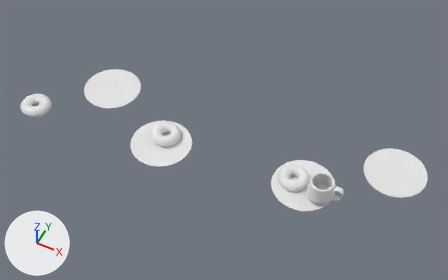
The Blender file donut-2026/donut-tut2026-9.blend as it was, and as the next commit left it.
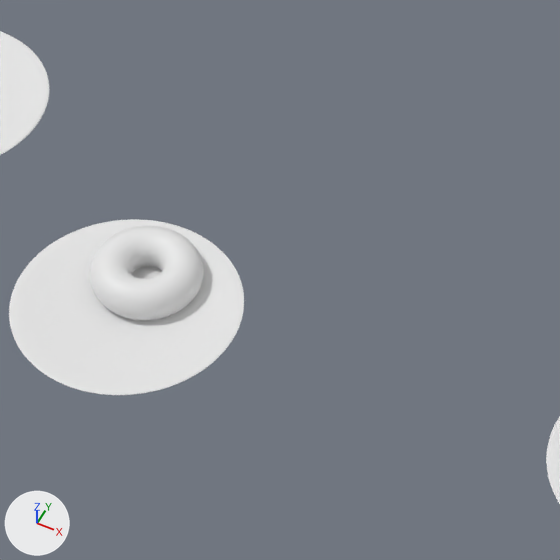
There are two pictures of each version: one whole from a 50 mm camera at (0.99, -3.73, 4.88) aimed at (-0.95, 0.14, 0.04), one close up on the part from 29% to 61% of the width and 22% to 75% of the height. Lighting does not change. The marker at lower left points along +X, +Y and +Z. The first two pictures are the older version.
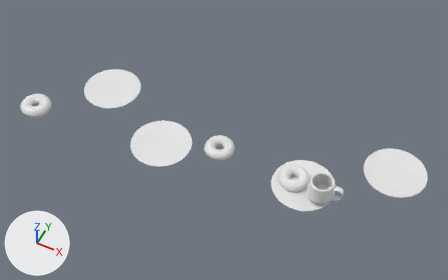
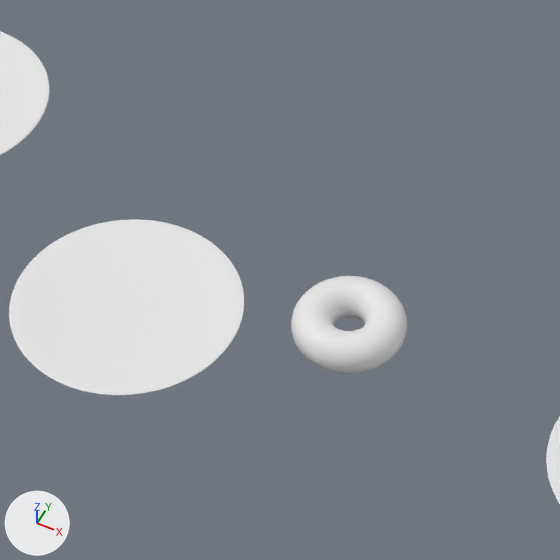
Commit message: adjusted donut

What differs and where, as boxes (x1, y1, x2, y2) in the close-ups (560 x 560 px):
```json
{"object": "Icing.001", "change": "moved", "before": [90, 226, 204, 321], "after": [291, 276, 407, 374]}
```

Scene script edits in JSON lines:
```json
{"op": "set", "path": "ob_icing_001.location", "old": "(-1.687, -0.065, 0.242)", "new": "(-1.096, 0.005, 0.256)"}
```
